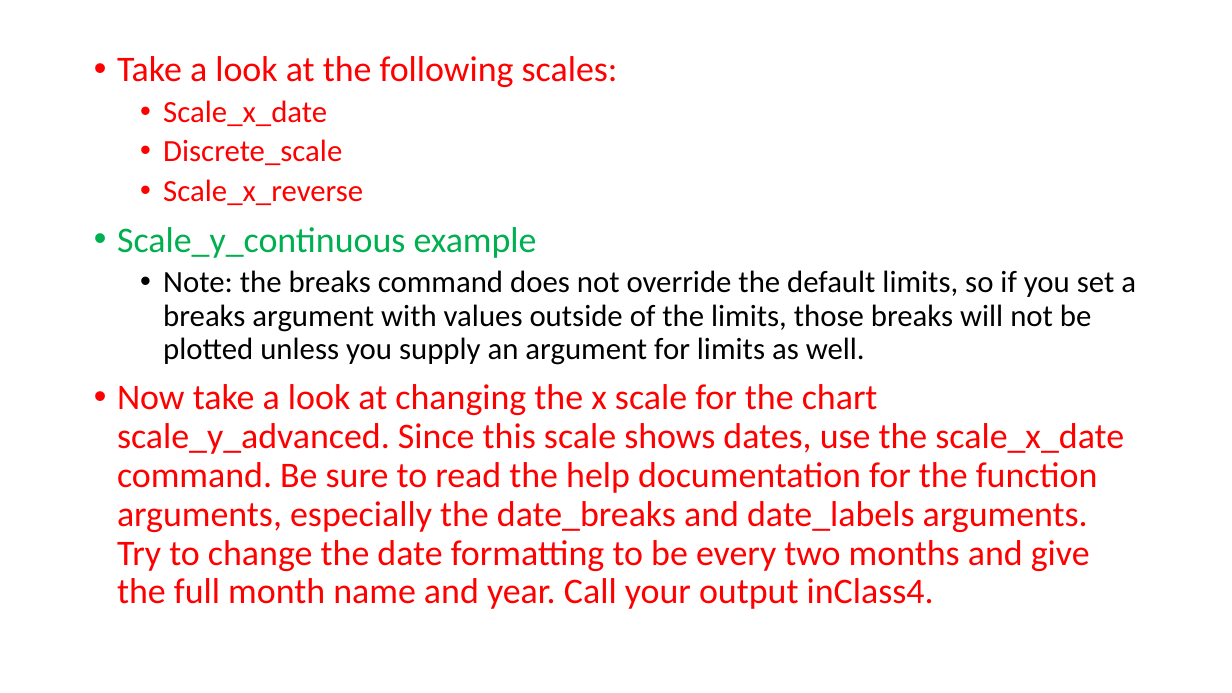
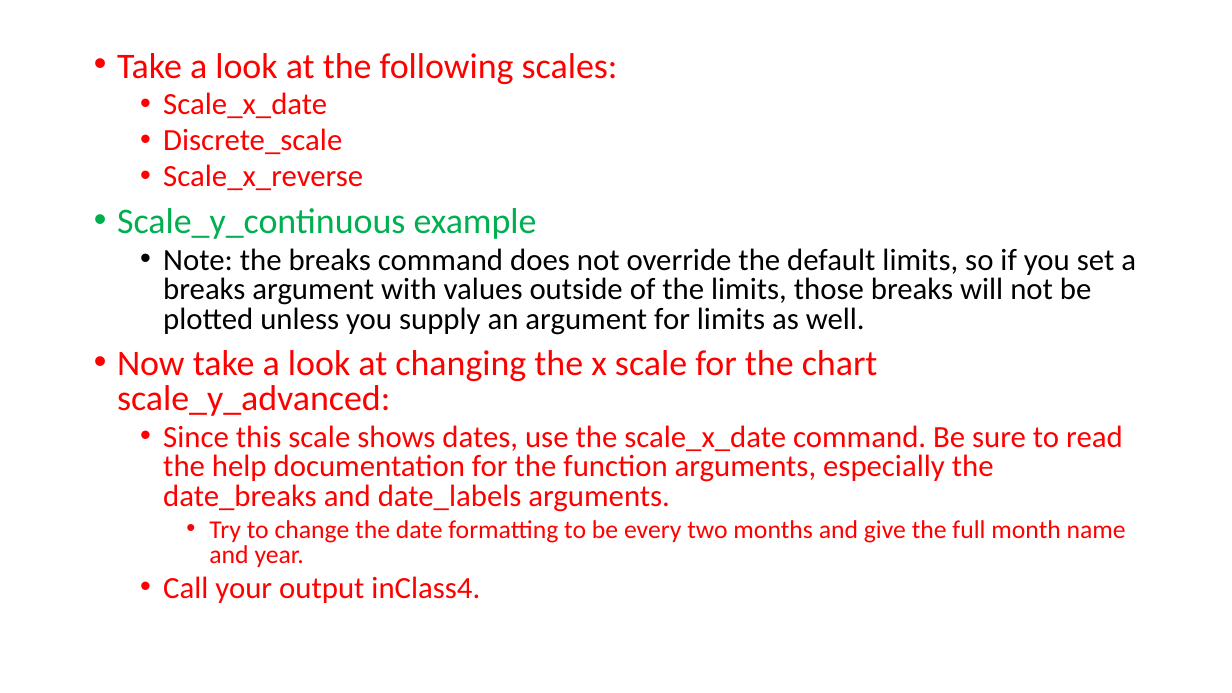
Before and after one commit to wampeh1/Ecog314_Spring2017, a slide deck: slide 21 of lecture7/GGPlot2_lecture.pptx (slide 17 before the commit). Drawn at 1232x693 pixels with LibreOffice and Linux fonts; fonts in the diff are those of the drawing. Boxes give left, top, right and bottom in pixels: in the first picture for what was removed or moved away, otherwise in the second. Text is boxed around its words. In the diff, an @@ line names an element or a change of style, - is before the commit and + after.

```diff
--- a/lecture7/GGPlot2_lecture.pptx
+++ b/lecture7/GGPlot2_lecture.pptx
@@ text at (117, 53, 1136, 335): line spacing 0.9 to 0.8 @@
@@ text at (117, 350, 1126, 603): text changed; size 28 to 24 pt @@
-• Now take a look at changing the x scale for the chart scale_y_advanced. Since this scale shows dates, use the scale_x_date command. Be sure to read the help documentation for the function arguments, especially the date_breaks and date_labels arguments. Try to change the date formatting to be every two months and give the full month name and year. Call your output inClass4.
+• Now take a look at changing the x scale for the chart scale_y_advanced:
+  • Since this scale shows dates, use the scale_x_date command. Be sure to read the help documentation for the function arguments, especially the date_breaks and date_labels arguments.
+    • Try to change the date formatting to be every two months and give the full month name and year.
+  • Call your output inClass4.
```
Also in this commit, not shown: 6 other slides changed, 4 slides added.
